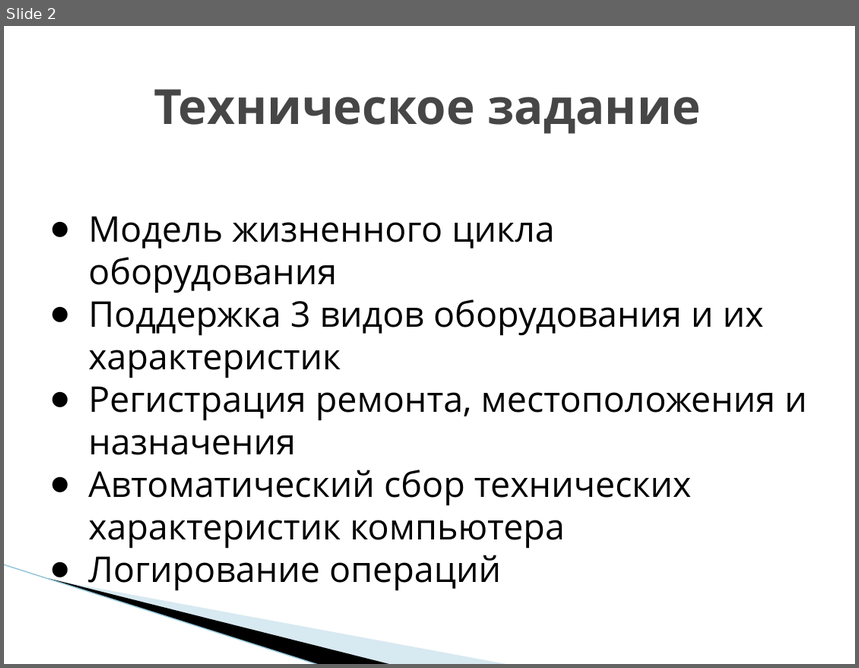
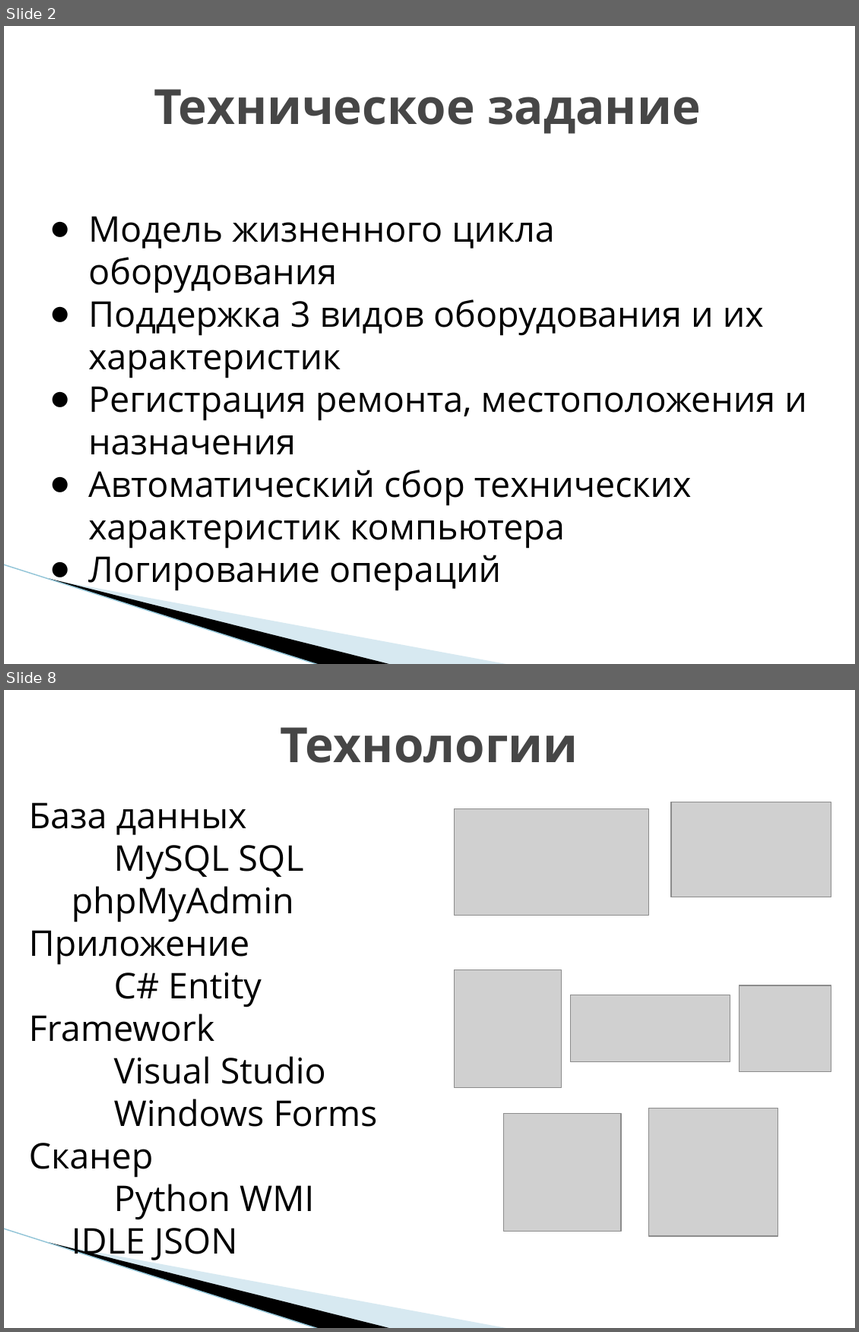
Before and after one commit to Nikita-080/is-quantek, a slide deck: Документы по проекту/презентация.pptx. Shown one above the other, each under a label of ours: slide 2 before the commit, slides 2 and 8 after it; the slides between them are not shown. The pictures are 859x668 and 859x1332 pixels, drawn with LibreOffice and Linux fonts; fonts in the diff are those of the drawing; grey boxes stand for pictures; background and template pictures are left out. Boxes give left, top, right and bottom in pixels: in the first picture for what was removed or moved away, otherwise in the second. Text is boxed around its words. In the diff, an @@ line names an element or a change of style, - is before the commit and + after.

```diff
--- a/Документы по проекту/презентация.pptx
+++ b/Документы по проекту/презентация.pptx
@@ slide 8 added at <box>4,690,855,1328</box>, background #FFFFFF; not listed: 3 template elements that a slide beside it also shows @@
@@ title added at <box>281,727,578,763</box>, 41 pt, text #464646, bold @@
+Технологии
@@ text added at <box>29,802,378,1262</box>, 30 pt, text #000000 @@
+База данных
+MySQL SQL
+phpMyAdmin
+Приложение
+C# Entity Framework
+Visual Studio
+Windows Forms
+Сканер
+Python WMI
+IDLE JSON
@@ picture added at <box>671,802,832,897</box> @@
@@ picture added at <box>454,809,649,915</box> @@
@@ picture added at <box>454,970,562,1088</box> @@
@@ picture added at <box>740,986,832,1072</box> @@
@@ picture added at <box>570,996,730,1063</box> @@
@@ picture added at <box>503,1113,621,1231</box> @@
@@ picture added at <box>649,1109,778,1236</box> @@
```
Also in this commit, not shown: 6 slides changed, 3 slides removed.
